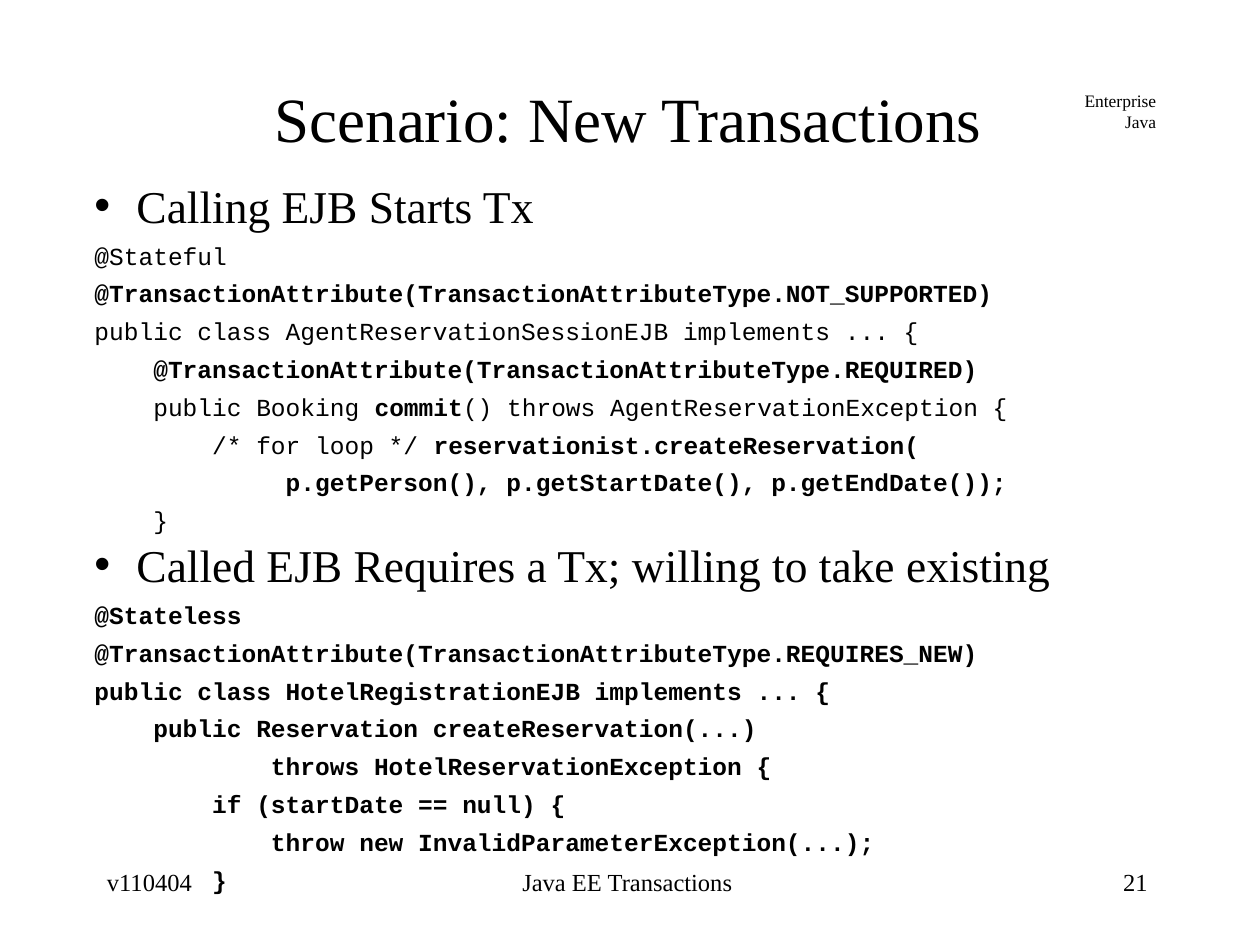
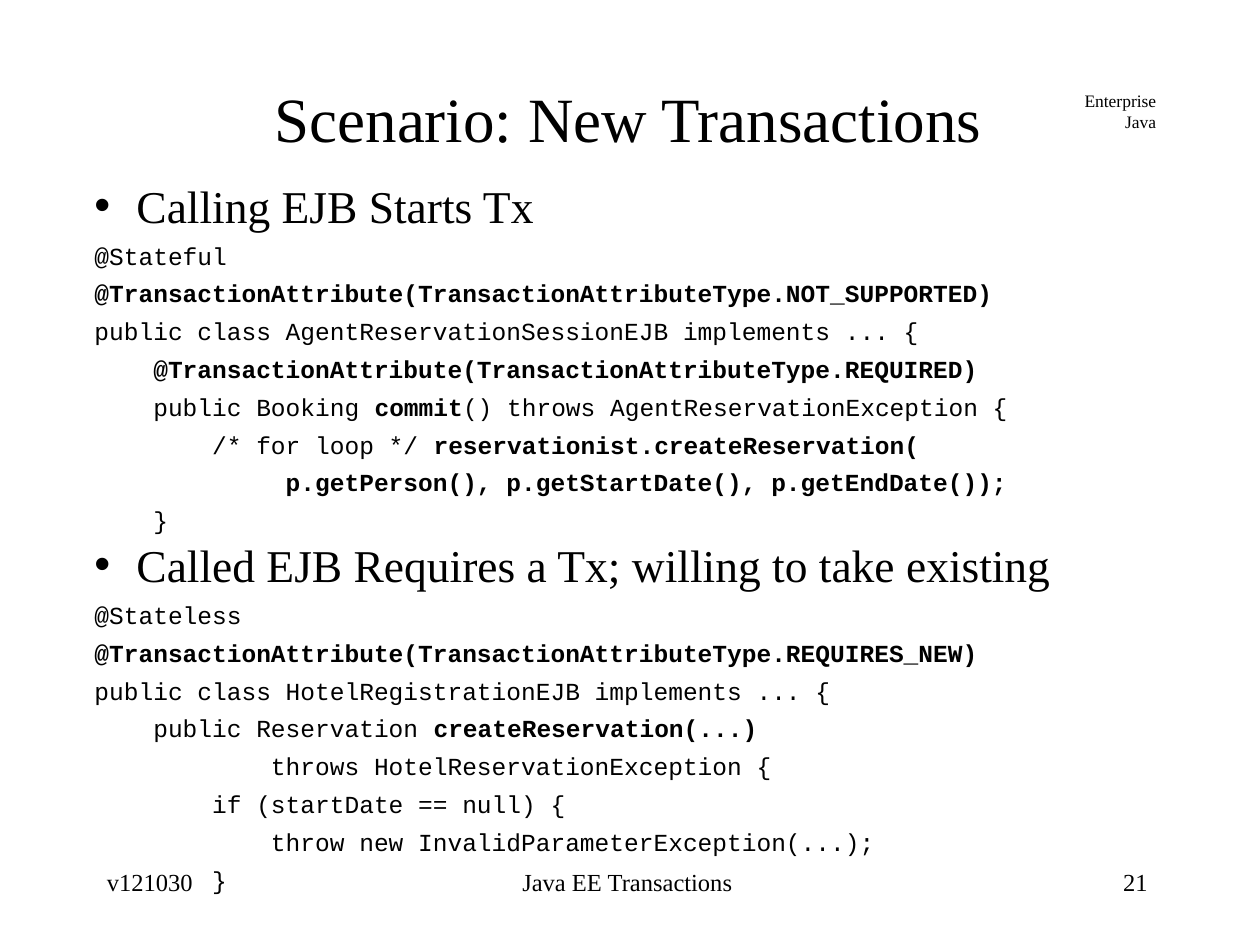
Before and after one commit to jcstaff/ejava-javaee, a slide deck: slide 21 of txReservation/src/site/resources/lectures/javaeeTransactions.ppt. Drawn at 1260x945 pixels with LibreOffice and Linux fonts; fonts in the diff are those of the drawing. Boxes give left, top, right and bottom in pixels: in the first picture for what was removed or moved away, otherwise in the second. Text is boxed around its words. In the diff, an @@ line names an element or a change of style, - is before the commit and + after.

Commit message:
adjusted font

```diff
--- a/txReservation/src/site/resources/lectures/javaeeTransactions.ppt
+++ b/txReservation/src/site/resources/lectures/javaeeTransactions.ppt
@@ text at (94,606,874,856): bold off in "@Stateless", "public class HotelRegistrationEJB implements ... {", "public Reservation", "throws HotelReservationException {" and 3 more places @@
@@ text at (107,874,193,892): text changed @@
-v110404
+v121030
```
Also in this commit, not shown: 40 other slides changed.
